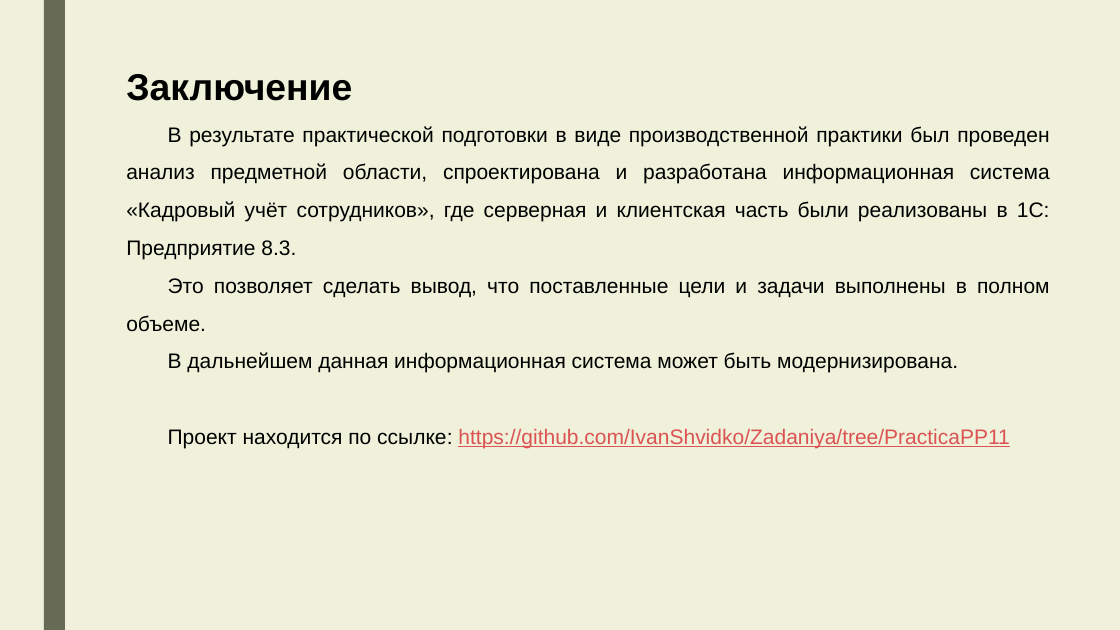
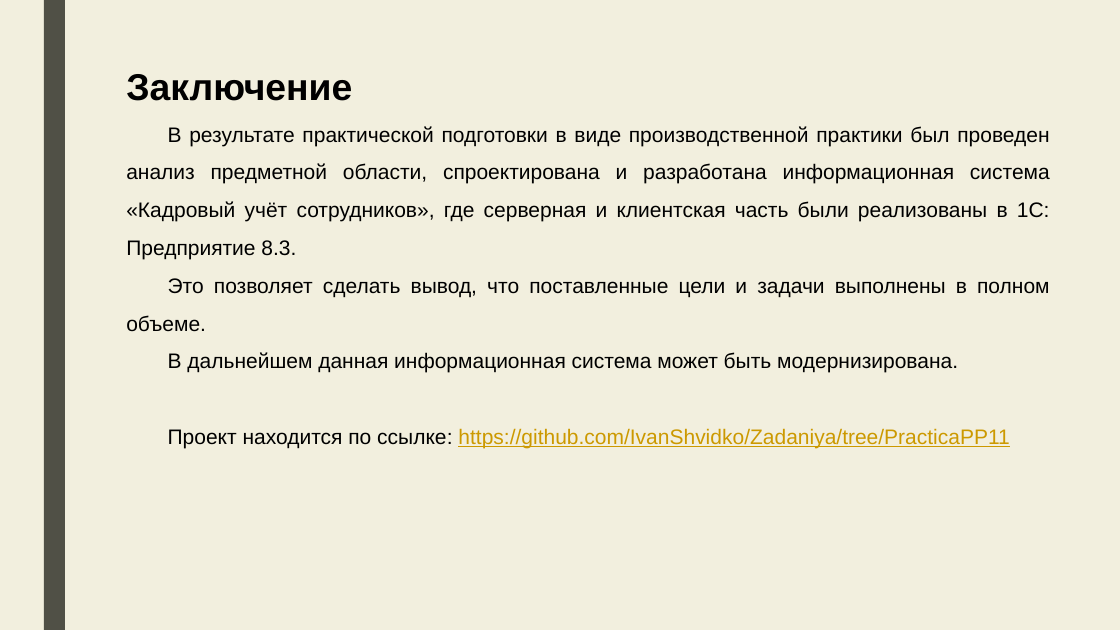
Before and after one commit to IvanShvidko/-, a slide deck: slide 13 of Презентация по производственной практике.pptx. Drawn at 1120x630 pixels with LibreOffice and Linux fonts; fonts in the diff are those of the drawing. Boxes give left, top, right and bottom in pixels: in the first picture for what was removed or moved away, otherwise in the second. Text is boxed around its words. In the diff, an @@ line names an element or a change of style, - is before the commit and + after.

```diff
--- a/Презентация по производственной практике.pptx
+++ b/Презентация по производственной практике.pptx
@@ background #EFF0DC to #F3F0DE @@
@@ rectangle at box(44, 0, 65, 630): fill #676A55 to #505046 @@
@@ text at box(168, 428, 1009, 449): text colour #DB5353 to #CC9900 in "https://github.com/IvanShvidko/Zadaniya/tree/PracticaPP11" @@
```
Also in this commit, not shown: 13 other slides changed.
